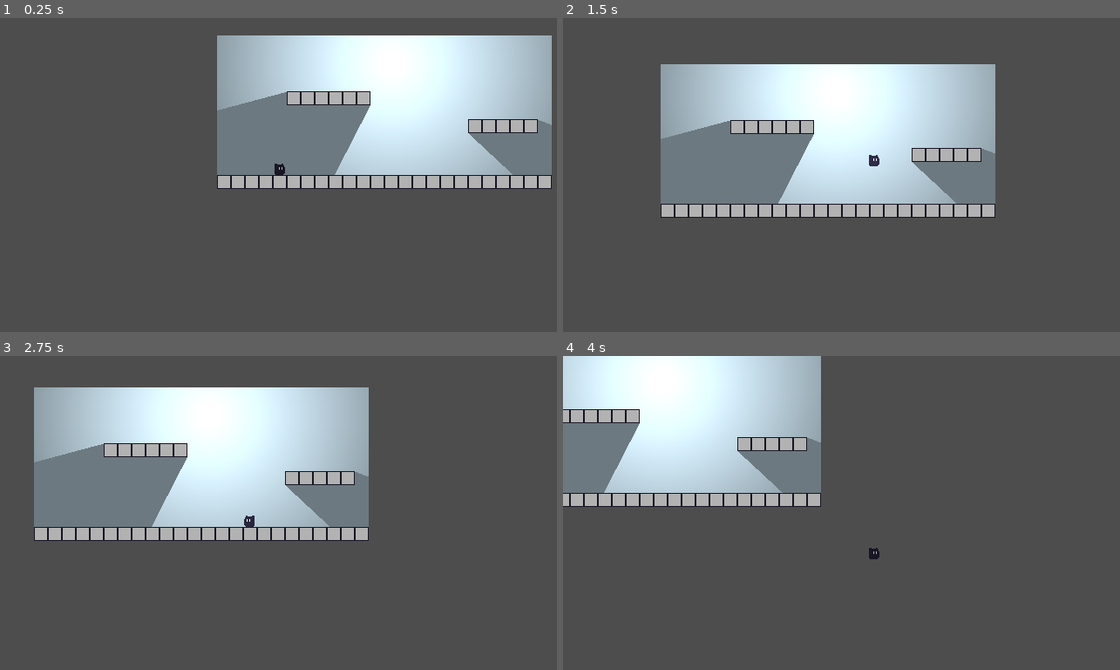
Above: before the commit, frames 1-4 (two rows, left to right).
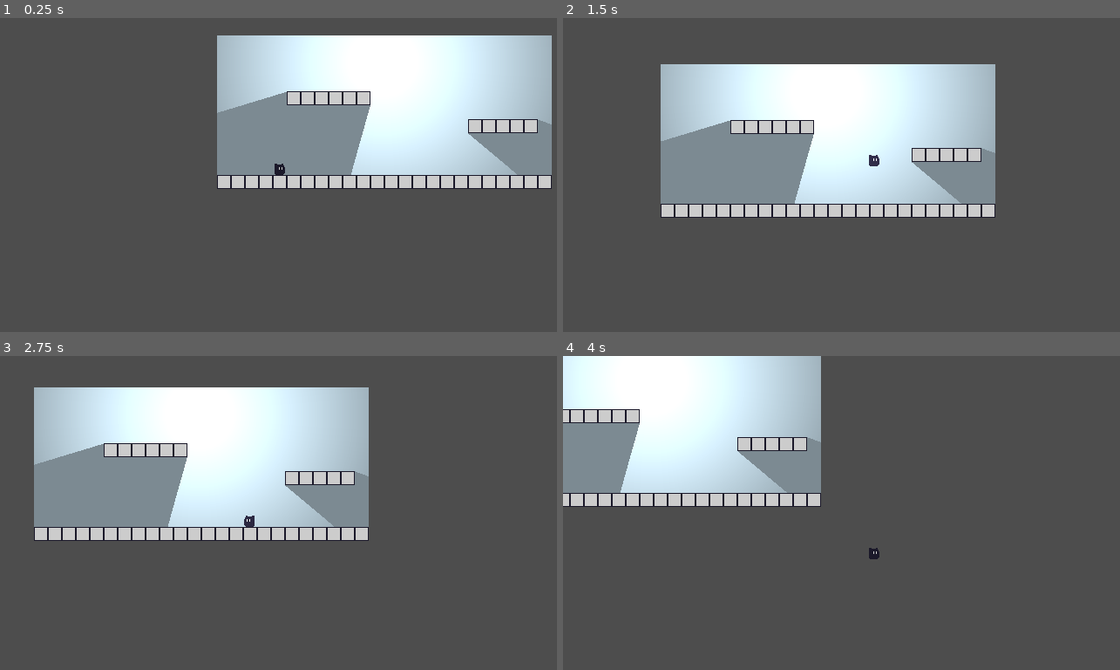
Above: after the commit, the same moments.

Repository: AtomicAntt/ShadowPlatformerGame
Game: Godot game, scene res://MainScene/main.tscn
Two runs of this game, one before a commit and one after it. Both use one fixed random seed, a clock stepped at 60 frames per second and the inputs below.
Inputs:
- Up to frame 1 (0.25 s): no input
- Up to frame 2 (1.5 s): hold Space (up) 0.53-1.28 s; hold D (right) from 0.53 s (still down); tap E (interact) at 1.35 s
- Up to frame 3 (2.75 s): tap Space (up) at 1.52, 1.55, 1.82 s; release D (right) at 2.03 s; hold A (left) from 2.03 s (still down); hold Space (up) from 2.03 s (still down)
- Up to frame 4 (4 s): release A (left) at 2.78 s; release Space (up) at 2.78 s; hold D (right) from 2.78 s (still down); tap E (interact) at 2.85 s; tap Space (up) at 3.02, 3.05, 3.32 s; hold Space (up) from 3.53 s (still down)

The runs differ from the first frame. In frame 1, 6.7% of the frame differs, in the area x 38-99%, y 5-55%; in frame 2, 6.7%; in frame 3, 6.7%; in frame 4, 3.3%.

Commit message:
Detect if the player has entered the light

Diff:
--- /dev/null
+++ b/GameObjects/LightDetection.gd
@@ -0,0 +1,21 @@
+extends PointLight2D
+
+const NUM_RAYS = 120
+const RAY_LENGTH = 200
+
+var raycasts = []
+
+func _ready():
+	for i in range(NUM_RAYS):
+		var raycast = RayCast2D.new()
+		raycast.target_position = Vector2(RAY_LENGTH, 0)
+		raycast.rotation_degrees = i * (360 / NUM_RAYS)
+		add_child(raycast)
+		raycasts.append(raycast)
+
+func _physics_process(delta):
+	for raycast in raycasts:
+		if raycast.is_colliding():
+			var collider = raycast.get_collider()
+			if collider.is_in_group("Player"):
+				print("Player in light")
--- a/GameObjects/Player.tscn
+++ b/GameObjects/Player.tscn
@@ -20,7 +20,7 @@
 [sub_resource type="RectangleShape2D" id="RectangleShape2D_co0ax"]
 size = Vector2(12, 13)
 
-[node name="Player" type="CharacterBody2D"]
+[node name="Player" type="CharacterBody2D" groups=["Player"]]
 script = ExtResource("1_dmfpa")
 
 [node name="CollisionShape2D" type="CollisionShape2D" parent="."]
--- a/GameObjects/light.tscn
+++ b/GameObjects/light.tscn
@@ -1,9 +1,11 @@
-[gd_scene load_steps=4 format=3 uid="uid://uuy3ruaxplwy"]
+[gd_scene load_steps=5 format=3 uid="uid://uuy3ruaxplwy"]
 
 [ext_resource type="Script" path="res://GameObjects/Light.gd" id="1_3f7l6"]
 [ext_resource type="Texture2D" uid="uid://csllib2c1x0wg" path="res://GameAssets/Lighting/light.png" id="2_2cwsh"]
+[ext_resource type="Script" path="res://GameObjects/LightDetection.gd" id="3_pcb62"]
 
 [sub_resource type="RectangleShape2D" id="RectangleShape2D_ltwyl"]
+size = Vector2(38, 39)
 
 [node name="Light" type="Node2D"]
 script = ExtResource("1_3f7l6")
@@ -12,9 +14,11 @@
 position = Vector2(25, -112)
 shadow_enabled = true
 texture = ExtResource("2_2cwsh")
+script = ExtResource("3_pcb62")
+
+[node name="RayCast2D" type="RayCast2D" parent="PointLight2D"]
 
 [node name="LightSwitch" type="Area2D" parent="."]
-position = Vector2(-63, -10)
 
 [node name="CollisionShape2D" type="CollisionShape2D" parent="LightSwitch"]
 shape = SubResource("RectangleShape2D_ltwyl")
--- a/Levels/Level0.tscn
+++ b/Levels/Level0.tscn
@@ -43,9 +43,17 @@
 
 [node name="DirectionalLight2D" type="DirectionalLight2D" parent="."]
 position = Vector2(22, -149)
-energy = 0.7
+energy = 0.8
 
 [node name="CanvasModulate" type="CanvasModulate" parent="."]
 color = Color(0, 0, 0, 1)
 
 [node name="Light" parent="." instance=ExtResource("4_247hf")]
+
+[node name="PointLight2D" parent="Light" index="0"]
+position = Vector2(14, -113)
+
+[node name="LightSwitch" parent="Light" index="1"]
+position = Vector2(-72, -8)
+
+[editable path="Light"]
